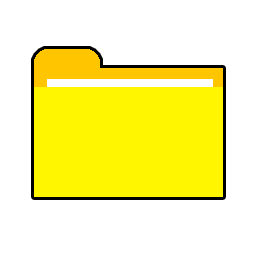
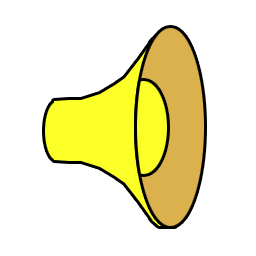
Two versions of the same layered image (w=256, h=256). Layer-by-layer changes:
added layer "Capa 14" above "Capa 11" over [42, 25, 207, 229]
hid "Capa 11" over [34, 49, 223, 197]
